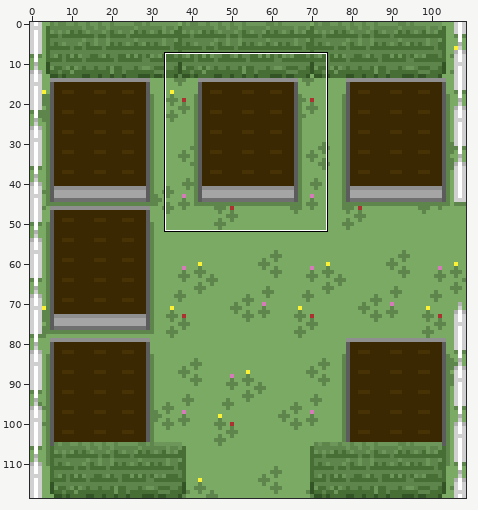
Pixel-art file, stored at Art Assets/Aseprite Files/experiment-4.aseprite. Above: a wide view before the commit, with the close-up outlined.
Close-up. The starting point:
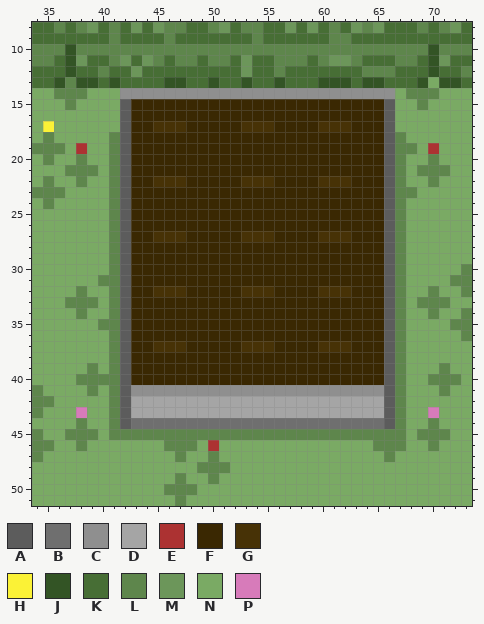
109x119 pixels, 1 frame. Shown: x 34..73, y 8..51.
Visible layers, top first: "Hedge", "Things", "Grass".
Palette (. is transparent): A #5c5c5c  B #6f6f6f  C #8f8f8f  D #a5a5a5  E #ac3232  F #3a2802  G #473206  H #fbf236  J #335425  K #476e35  L #5e864c  M #6c965a  N #7aaa64  P #d77bba
Pixels before, first column x 34:
 8 KKLKLMKLKMKMLLKKLMKLLKKMKMKLKMLMKKKLKLMK
 9 KKKKKKKLKKKKLKKKKKKKLKKKKKKLLKKKKKKKKKKK
10 LLLJLLLLLLLLLLLLLLLLLLLLLLLLLLLLLLLLJLLL
11 LLKJMKKLMKMLKLLKLLKMKKLLLKLMMLKKKLLKJMKK
12 KKKJKKLKKMKKKKKKKKKMKKLKKKKKKKLLLKKKJKKL
13 KKJLJJKJKKKKJJKKJKKJKKJKKKJJJKJJKKKJNJJK
14 NNLLLNNNCCCCCCCCCCCCCCCCCCCCCCCCCNLLLNNN
15 NNNLNNNNAFFFFFFFFFFFFFFFFFFFFFFFANNLNNNN
16 NNNNNNNNAFFFFFFFFFFFFFFFFFFFFFFFANNNNNNN
17 NHNNNNNNAFFGGGFFFFFGGGFFFFGGGFFFANNNNNNN
18 NLNNNNNLAFFFFFFFFFFFFFFFFFFFFFFFALNNNNNN
19 LLLNENNLAFFFFFFFFFFFFFFFFFFFFFFFALLNENNN
20 NLNNLNNLAFFFFFFFFFFFFFFFFFFFFFFFALNNLNNN
21 NNNLLLNLAFFFFFFFFFFFFFFFFFFFFFFFALNLLLNN
22 NLNNLNNLAFFGGGFFFFFGGGFFFFGGGFFFALNNLNNN
23 LLLNNNNLAFFFFFFFFFFFFFFFFFFFFFFFALLNNNNN
24 NLNNNNNLAFFFFFFFFFFFFFFFFFFFFFFFALNNNNNN
25 NNNNNNNLAFFFFFFFFFFFFFFFFFFFFFFFALNNNNNN
26 NNNNNNNLAFFFFFFFFFFFFFFFFFFFFFFFALNNNNNN
27 NNNNNNNLAFFGGGFFFFFGGGFFFFGGGFFFALNNNNNN
28 NNNNNNNLAFFFFFFFFFFFFFFFFFFFFFFFALNNNNNN
29 NNNNNNNLAFFFFFFFFFFFFFFFFFFFFFFFALNNNNNN
30 NNNNNNNLAFFFFFFFFFFFFFFFFFFFFFFFALNNNNNL
31 NNNNNNLLAFFFFFFFFFFFFFFFFFFFFFFFALNNNNLL
32 NNNNLNNLAFFGGGFFFFFGGGFFFFGGGFFFALNNLNNL
33 NNNLLLNLAFFFFFFFFFFFFFFFFFFFFFFFALNLLLNN
34 NNNNLNNLAFFFFFFFFFFFFFFFFFFFFFFFALNNLNNL
35 NNNNNNLLAFFFFFFFFFFFFFFFFFFFFFFFALNNNNLL
36 NNNNNNNLAFFFFFFFFFFFFFFFFFFFFFFFALNNNNNL
37 NNNNNNNLAFFGGGFFFFFGGGFFFFGGGFFFALNNNNNN
38 NNNNNNNLAFFFFFFFFFFFFFFFFFFFFFFFALNNNNNN
39 NNNNNLNLAFFFFFFFFFFFFFFFFFFFFFFFALNNNLNN
40 NNNNLLLLAFFFFFFFFFFFFFFFFFFFFFFFALNNLLLN
41 LNNNNLNLACCCCCCCCCCCCCCCCCCCCCCCALNNNLNN
42 LLNNNNNLADDDDDDDDDDDDDDDDDDDDDDDALNNNNNN
43 LNNNPNNLADDDDDDDDDDDDDDDDDDDDDDDALNNPNNN
44 NNNNLNNLABBBBBBBBBBBBBBBBBBBBBBBALNNLNNN
45 LNNLLLNLLLLLLLLLLLLLLLLLLLLLLLLLLLNLLLNN
46 LLNNLNNNNNNNLLLNENNNNNNNNNNNNNNLLLNNLNNN
47 LNNNNNNNNNNNNLNNLNNNNNNNNNNNNNNNLNNNNNNN
48 NNNNNNNNNNNNNNNLLLNNNNNNNNNNNNNNNNNNNNNN
49 NNNNNNNNNNNNNLNNLNNNNNNNNNNNNNNNNNNNNNNN
50 NNNNNNNNNNNNLLLNNNNNNNNNNNNNNNNNNNNNNNNN
51 NNNNNNNNNNNNNLNNNNNNNNNNNNNNNNNNNNNNNNNN
Now the later version:
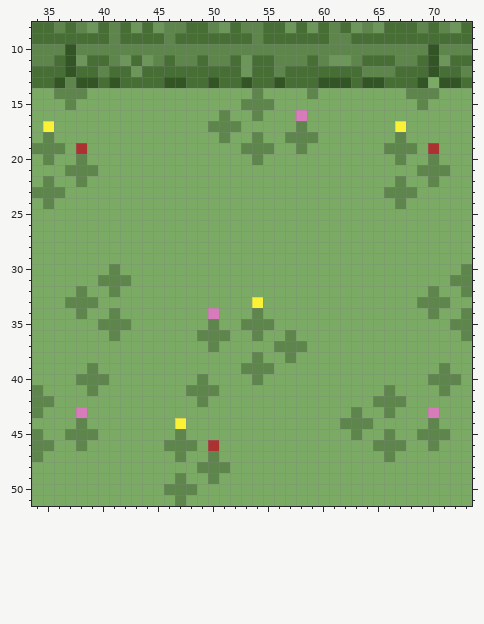
What changed:
Changed rows in their new state; - is an unchanged pixel.
Layer "Things":
first column x 41:
14 -NNNNNNNNNNNNLNNNNLNNNNNNN-
15 -NNNNNNNNNNNLLLNNNNNNNNNNN-
16 -NNNNNNNNNLNNLNNNPNNNNNNNN-
17 -NNNNNNNNLLLNNNNNLNNNNNNNNH
18 NNNNNNNNNNLNNLNNLLLNNNNNNN-
19 NNNNNNNNNNNNLLLNNLNNNNNNNL-
20 NNNNNNNNNNNNNLNNNNNNNNNNNN-
21 NNNNNNNNNNNNNNNNNNNNNNNNNNN
22 NNNNNNNNNNNNNNNNNNNNNNNNNN-
23 NNNNNNNNNNNNNNNNNNNNNNNNNL-
24 NNNNNNNNNNNNNNNNNNNNNNNNNN-
25 NNNNNNNNNNNNNNNNNNNNNNNNNNN
26 NNNNNNNNNNNNNNNNNNNNNNNNNNN
27 NNNNNNNNNNNNNNNNNNNNNNNNNNN
28 NNNNNNNNNNNNNNNNNNNNNNNNNNN
29 NNNNNNNNNNNNNNNNNNNNNNNNNNN
30 -NNNNNNNNNNNNNNNNNNNNNNNNNN
31 -LNNNNNNNNNNNNNNNNNNNNNNNNN
32 -NNNNNNNNNNNNNNNNNNNNNNNNNN
33 NNNNNNNNNNNNNHNNNNNNNNNNNNN
34 -NNNNNNNNPNNNLNNNNNNNNNNNNN
35 -LNNNNNNNLNNLLLNNNNNNNNNNNN
36 -NNNNNNNLLLNNLNNLNNNNNNNNNN
37 NNNNNNNNNLNNNNNLLLNNNNNNNNN
38 NNNNNNNNNNNNNLNNLNNNNNNNNNN
39 NNNNNNNNNNNNLLLNNNNNNNNNNNN
40 NNNNNNNNLNNNNLNNNNNNNNNNNNN
41 NNNNNNNLLLNNNNNNNNNNNNNNNLN
42 NNNNNNNNLNNNNNNNNNNNNNNNLL-
43 NNNNNNNNNNNNNNNNNNNNNNLNNLN
44 NNNNNNHNNNNNNNNNNNNNNLLLNNN
45 NNNNNN-NNNNNNNNNNNNNNN-NN-N
Changed places in both close-ups, as pixel boxes (x1, y1, x2, y2):
changed: (109, 88, 406, 440)
